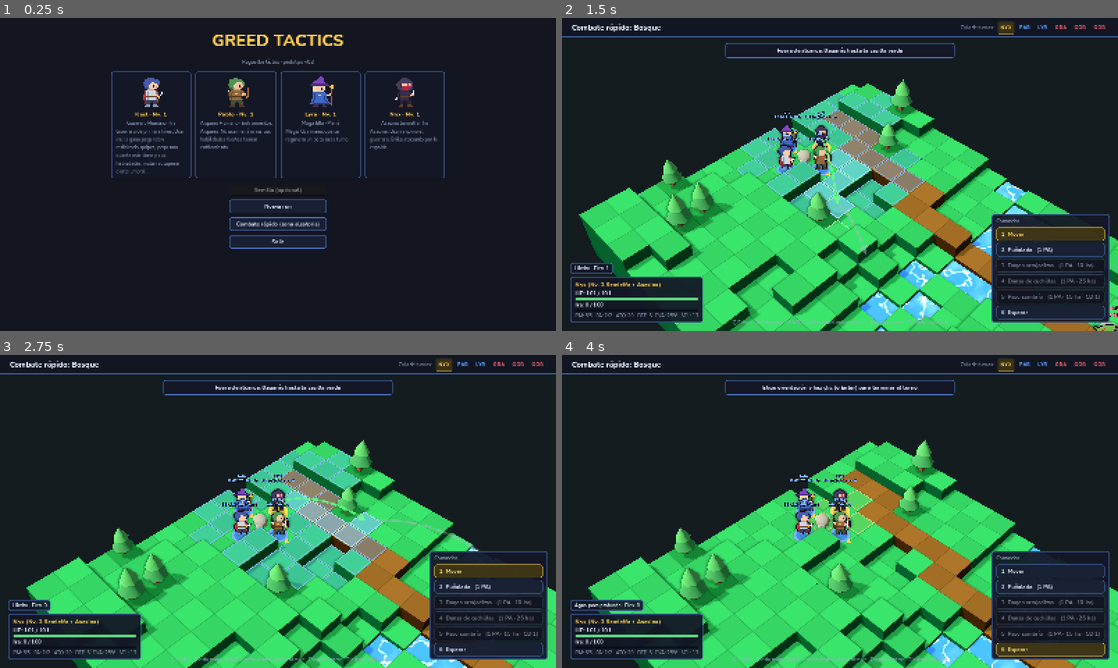
Above: before the commit, frames 1-4 (two rows, left to right).
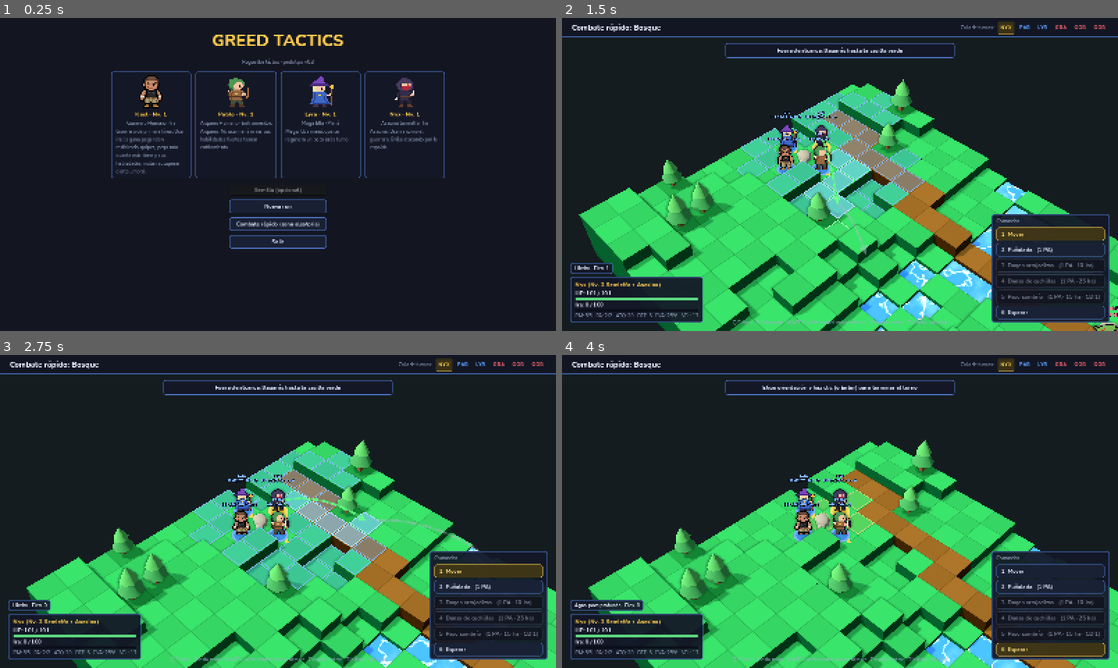
Above: after the commit, the same moments.

Repository: xNeku/Greed-Tactics
Game: Godot game, scene res://scenes/menu/main_menu.tscn
Same seed, same stepped clock (60 frames per second), same inputs: the game is played once before the commit and once after it.
Inputs (mouse positions are in pixels of both pictures, inside the frame that each line leads up to):
- Up to frame 1 (0.25 s): no input
- Up to frame 2 (1.5 s): click (840, 190) at 0.52 s; type "12" at 0.6 s; click "Combate rápido (zona aleatori…" at 1.25 s
- Up to frame 3 (2.75 s): click "1 Mover" at 2 s
- Up to frame 4 (4 s): click "2 Puñalada (1 PA)" at 2.75 s; click "6 Esperar" at 3.5 s

The runs differ from the first frame. In frame 1, 0.3% of the frame differs, in the area x 25-30%, y 18-29%; in frame 2, 0.2%; in frame 3, 0.2%; in frame 4, 0.2%.

Commit message:
Sprite del guerrero de Neku con vistas de frente y de lado
- Reconstruido pixel perfect desde el JPG (rejilla de 12,8 px, paleta de
  11 colores, fondo eliminado), recortado con los pies en el borde.
- Retoques: torso recto (sin barriga), vendas en los puños, cinturón con
  hebilla, detalle en camiseta, cejas y boca.
- UnitData.sprite_side + UnitView: vista frontal hacia la cámara y de
  lado (volteada) al alejarse.

Co-Authored-By: Claude Opus 5.5 <noreply@anthropic.com>
Claude-Session: https://claude.ai/code/session_019rcxv5y5hm1taKkmXNcpNY

Diff:
--- a/content/units/heroes/kael.tres
+++ b/content/units/heroes/kael.tres
@@ -7,6 +7,7 @@
 [ext_resource type="Resource" path="res://content/skills/warrior/axe_throw.tres" id="4_axe_throw"]
 [ext_resource type="Resource" path="res://content/skills/warrior/whirlwind.tres" id="5_whirlwind"]
 [ext_resource type="Resource" path="res://content/skills/warrior/charge.tres" id="6_charge"]
+[ext_resource type="Texture2D" path="res://assets/sprites/units/kael_side.png" id="80_side"]
 
 [resource]
 script = ExtResource("1_script")
@@ -16,6 +17,7 @@
 race = "Humano"
 unit_class = "Guerrero"
 sprite = ExtResource("2_kael")
+sprite_side = ExtResource("80_side")
 description = "Guerrero de primera línea. Usa ira: la gana pegando y recibiendo golpes, pega más cuanta más tiene y sus habilidades mutan al superar cierto umbral."
 resource_kind = 2
 max_hp = 130
--- a/core/data/unit_data.gd
+++ b/core/data/unit_data.gd
@@ -19,8 +19,12 @@
 @export var unit_class: String = ""
 ## Default level when spawned outside a run (tests, quick battles).
 @export_range(1, 99) var level: int = 1
-## Pixel art facing RIGHT. Feet must touch the bottom edge of the texture.
+## Front view (3/4 towards the camera). Feet must touch the bottom edge.
+## Also used as portrait. Without [member sprite_side] it must face RIGHT.
 @export var sprite: Texture2D
+## Optional side view facing RIGHT, used while the unit walks away from the
+## camera. Feet on the bottom edge, same pixel density as [member sprite].
+@export var sprite_side: Texture2D
 ## Multiplier for the sprite size (bosses are bigger).
 @export_range(0.5, 3.0) var sprite_scale: float = 1.0
 @export_multiline var description: String = ""
--- a/scenes/battle/units/unit_view.gd
+++ b/scenes/battle/units/unit_view.gd
@@ -39,9 +39,7 @@
 	_map = map_view
 	_camera = camera
 	name = "Unit%d_%s" % [unit.id, unit.data.id]
-	_sprite.texture = unit.data.sprite
-	if _sprite.texture != null:
-		_sprite.offset.y = _sprite.texture.get_height() * 0.5
+	_set_texture(unit.data.sprite)
 	_sprite.pixel_size *= unit.data.sprite_scale
 	_info_label.position.y *= unit.data.sprite_scale
 	_status_icons.position.y *= unit.data.sprite_scale
@@ -257,14 +255,35 @@
 	popup.show_text(text, color)
 
 
-## Sprites are drawn facing right: flip them when the unit faces screen-left.
+## Picks the view and the flip from where the unit faces on screen:
+## towards the camera = front view, away from it = side view (if the unit
+## has one) flipped to the side it walks to. Units without a side view use
+## their single sprite, drawn facing right and flipped when needed.
 func _update_sprite_flip() -> void:
 	if _camera == null or unit == null:
 		return
 	var facing := -_facing_pivot.global_basis.z
 	var screen_x := facing.dot(_camera.global_basis.x)
-	if absf(screen_x) > 0.05:
+	var away := facing.dot(-_camera.global_basis.z) > 0.0
+	if unit.data.sprite_side == null:
+		if absf(screen_x) > 0.05:
+			_sprite.flip_h = screen_x < 0.0
+		return
+	if away:
+		_set_texture(unit.data.sprite_side)
 		_sprite.flip_h = screen_x < 0.0
+	else:
+		_set_texture(unit.data.sprite)
+		_sprite.flip_h = false
+
+
+## Feet on the unit origin whatever the texture height.
+func _set_texture(texture: Texture2D) -> void:
+	if _sprite.texture == texture:
+		return
+	_sprite.texture = texture
+	if texture != null:
+		_sprite.offset.y = texture.get_height() * 0.5
 
 
 ## The sprite is a vertical (Y-fixed) billboard and the camera looks down at
Binary file changed: assets/sprites/units/kael.png
Binary file added: assets/sprites/units/kael_side.png
Not shown, added: assets/sprites/units/kael_side.png.import
Not shown, changed: docs/BACKLOG.md
Not shown, changed: docs/GDD.md
